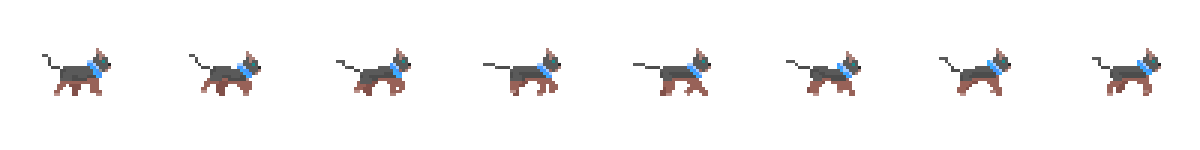
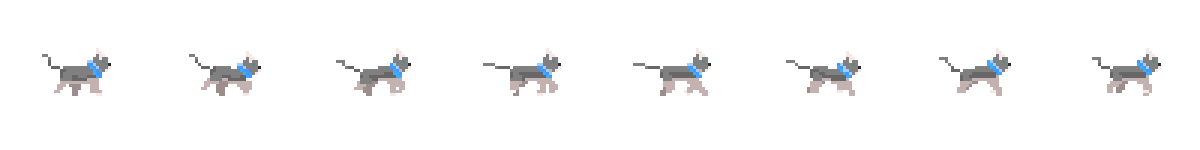
Comparing the layer stacks of the two 1200×150 images. Changes:
pixels changed over left=42, top=48, right=1161, bottom=96 (layer not identified)
